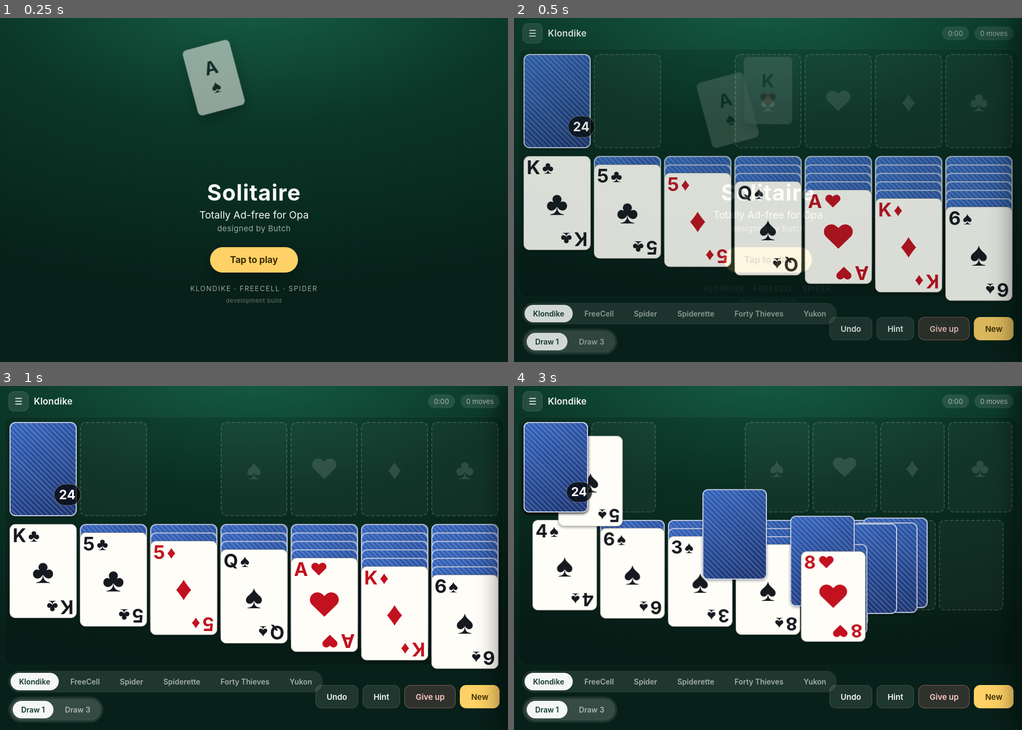
Above: before the commit, frames 1-4 (two rows, left to right).
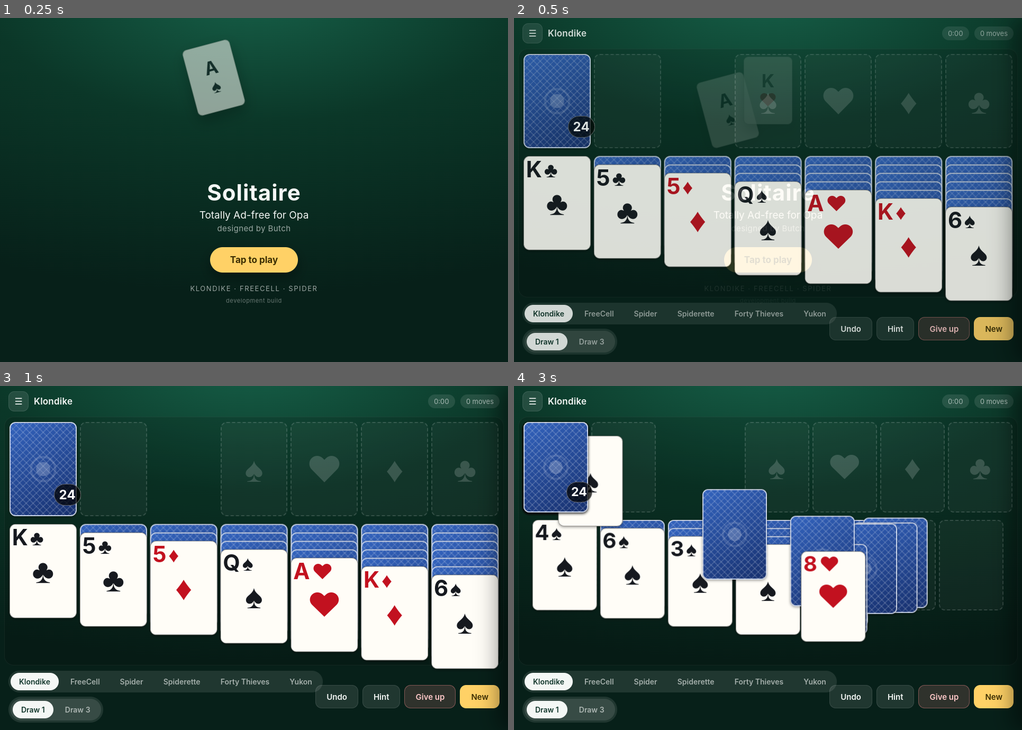
Above: after the commit, the same moments.

Repository: cvanaalst/solitaire
Game: browser game, page index.html
Two runs of this game, one before a commit and one after it. Both use one fixed random seed, a clock stepped at 60 frames per second and the inputs below.
Inputs (mouse positions are in pixels of both pictures, inside the frame that each line leads up to):
- Up to frame 1 (0.25 s): no input
- Up to frame 2 (0.5 s): click "Tap to play" at 0.27 s
- Up to frame 3 (1 s): no input
- Up to frame 4 (3 s): move the mouse to (768, 564) at 1.07 s; tap Ctrl every 0.5 s from 1.1 to 2.6 s; click (981, 468) at 1.27 s; move the mouse to (666, 516) at 1.67 s; click (778, 468) at 1.87 s; press the mouse at (869, 502) at 2.27 s; release the mouse at (768, 492) at 2.4 s; click "New" at 2.47 s; tap N at 2.52 s; move the mouse to (844, 592) at 2.87 s

Frame 1 is identical in both runs. In frame 2, 4.5% of the frame differs, in the area x 1-99%, y 10-83%; in frame 3, 5.0%; in frame 4, 6.3%, in the area x 2-94%, y 10-75%.

Commit message:
Make the cards easier to read
The index in the corner of a card is now always visible, a little
larger, and coloured to match the suit, so hearts and diamonds read as
red rather than black. The card back is a woven lattice instead of
diagonal stripes, and the empty foundations carry a larger suit mark.

A card that is mostly covered in a column shows only what is left of
it, so the index is scaled to the strip that is still visible. The waste
fan is wider for the same reason: the cards in it overlap sideways, and
the index used to be clipped by the card in front.

The hint now says to turn the stock when that is the only move left,
rather than claiming there are no legal moves.

Everything is still drawn with CSS, so there are no card images and the
build stays at 120KB.

Diff:
--- a/src/engine.js
+++ b/src/engine.js
@@ -612,6 +612,13 @@
 
   const tableau = moves.find((m) => m.to.pile === PILE.TABLEAU);
   if (tableau) return { ...tableau, reason: 'Build down on this pile' };
+
+  if (canDealRow(state)) {
+    return { from: { pile: PILE.STOCK, index: 0, cardIndex: null }, reason: 'Turn over a card from the stock' };
+  }
+
+  const stock = moves.find((m) => m.from.pile === PILE.STOCK);
+  if (stock) return { ...stock, reason: 'Turn over a card from the stock' };
 
   return null;
 }
--- a/src/layout.js
+++ b/src/layout.js
@@ -48,7 +48,7 @@
   }
 
   const wasteRoom = foundationsLeft - (waste.x + cardW) - gap;
-  const wasteFan = wasteRoom > 12 ? Math.min(cardW * 0.22, wasteRoom / 2) : 0;
+  const wasteFan = wasteRoom > 12 ? Math.min(cardW * 0.34, wasteRoom / 2) : 0;
 
   const tableau = [];
   for (let i = 0; i < columns; i++) {
@@ -141,7 +141,16 @@
   for (let i = 0; i < wasteVisible; i++) {
     const index = wasteCount - wasteVisible + i;
     const card = piles.waste[index];
-    place(card, PILE.WASTE, index, layout.waste.x + i * layout.wasteFan, layout.waste.y, null, layout.cardH);
+    const isTop = index === wasteCount - 1;
+    place(
+      card,
+      PILE.WASTE,
+      index,
+      layout.waste.x + i * layout.wasteFan,
+      layout.waste.y,
+      null,
+      isTop ? layout.cardH : Math.max(12, layout.wasteFan)
+    );
   }
 
   piles.foundations.forEach((col, index) => {
--- a/src/render.js
+++ b/src/render.js
@@ -24,17 +24,7 @@
   pip.className = 'pip';
   pip.textContent = SUIT_SYMBOL[card.suit];
 
-  const bottomRight = document.createElement('div');
-  bottomRight.className = 'corner corner-br';
-  const rank2 = document.createElement('span');
-  rank2.className = 'rank';
-  rank2.textContent = RANK_LABEL[card.rank];
-  const suit2 = document.createElement('span');
-  suit2.className = 'suit';
-  suit2.textContent = SUIT_SYMBOL[card.suit];
-  bottomRight.append(rank2, suit2);
-
-  front.append(topLeft, pip, bottomRight);
+  front.append(topLeft, pip);
 
   const back = document.createElement('div');
   back.className = 'card-face card-back';
@@ -171,6 +161,8 @@
       element.classList.toggle('is-up', info.card.faceUp);
       element.classList.toggle('is-selected', selectedIds.has(id));
       element.classList.toggle('is-hint', hintIds.has(id));
+      const strip = info.strip || layout.cardH;
+      element.classList.toggle('is-fanned', strip < layout.cardH * 0.62);
       element.dataset.pile = info.pile;
       element.dataset.index = String(info.index);
       element.dataset.column = info.pile === PILE.TABLEAU ? String(info.column) : '';
--- a/styles.css
+++ b/styles.css
@@ -262,8 +262,8 @@
   display: flex;
   align-items: center;
   justify-content: center;
-  font-size: calc(var(--cw) * 0.42);
-  color: rgba(255, 255, 255, 0.12);
+  font-size: calc(var(--cw) * 0.52);
+  color: rgba(255, 255, 255, 0.17);
   pointer-events: none;
 }
 
@@ -348,7 +348,7 @@
   align-items: center;
   justify-content: center;
   background: #fffdf7;
-  border: 1px solid rgba(0, 0, 0, 0.28);
+  border: 1px solid rgba(0, 0, 0, 0.45);
   box-shadow: 0 2px 5px rgba(0, 0, 0, 0.35);
   color: #16191f;
 }
@@ -359,10 +359,14 @@
 
 .card-back {
   display: block;
-  background:
-    repeating-linear-gradient(45deg, rgba(255, 255, 255, 0.16) 0 3px, transparent 3px 7px),
+  background-color: #17306e;
+  background-image:
+    repeating-linear-gradient(45deg, rgba(255, 255, 255, 0.14) 0 2px, transparent 2px 9px),
+    repeating-linear-gradient(-45deg, rgba(255, 255, 255, 0.14) 0 2px, transparent 2px 9px),
+    radial-gradient(circle at 50% 50%, rgba(255, 255, 255, 0.22) 0 12%, transparent 13%),
+    radial-gradient(circle at 50% 50%, transparent 0 19%, rgba(255, 255, 255, 0.12) 20% 23%, transparent 24%),
     linear-gradient(150deg, #3363bd 0%, #17306e 100%);
-  border: 2px solid rgba(255, 255, 255, 0.7);
+  border: 2px solid rgba(255, 255, 255, 0.72);
   box-shadow: 0 2px 5px rgba(0, 0, 0, 0.35);
 }
 
@@ -392,7 +396,7 @@
   position: absolute;
   display: flex;
   flex-direction: row;
-  align-items: center;
+  align-items: baseline;
   gap: calc(var(--cw) * 0.03);
   line-height: 1;
   font-weight: 700;
@@ -400,26 +404,24 @@
 
 .corner-tl {
   top: 1.5%;
-  left: 4%;
+  left: 3%;
 }
 
 .corner-br {
-  bottom: 1.5%;
-  right: 4%;
-  transform: rotate(180deg);
-}
-
-.rank {
-  font-size: min(calc(var(--cw) * 0.28), calc(var(--strip, 999px) * 0.7));
-}
-
-.suit {
-  font-size: min(calc(var(--cw) * 0.26), calc(var(--strip, 999px) * 0.64));
+  display: none;
 }
 
 .pip {
   font-size: calc(var(--cw) * 0.5);
   line-height: 1;
+}
+
+.rank {
+  font-size: min(calc(var(--cw) * 0.33), calc(var(--strip, 999px) * 0.7));
+}
+
+.suit {
+  font-size: min(calc(var(--cw) * 0.31), calc(var(--strip, 999px) * 0.64));
 }
 
 .badge {
--- a/tests/games.test.js
+++ b/tests/games.test.js
@@ -1,11 +1,34 @@
 import test from 'node:test';
 import assert from 'node:assert/strict';
 
-import { PILE, analyzePosition, applyMove, canMove, createGame, undo } from '../src/engine.js';
+import { PILE, analyzePosition, applyMove, canMove, createGame, findHint, undo } from '../src/engine.js';
 import { dailySeed, decodeDeal, dealCode, decodeOptions, encodeOptions } from '../src/deals.js';
+import { getSpec } from '../src/variants.js';
 
 function card(suit, rank, faceUp = true) {
   return { id: suit + rank, suit, rank, faceUp };
+}
+
+function makeState(variantId, options = {}) {
+  const spec = getSpec(variantId, options);
+  return {
+    variantId,
+    options: options.options || {},
+    seed: 1,
+    piles: {
+      stock: [],
+      waste: [],
+      freeCells: Array.from({ length: spec.freeCells }, () => []),
+      foundations: Array.from({ length: spec.foundations }, () => []),
+      tableau: spec.tableauRows.map(() => []),
+    },
+    history: [],
+    moves: 0,
+    redeals: 0,
+    startedAt: 0,
+    elapsedMs: 0,
+    won: false,
+  };
 }
 
 test('a seeded game always deals the same cards', () => {
@@ -193,29 +216,9 @@
   });
 });
 
-function emptyState(variantId, options = {}) {
-  return {
-    variantId,
-    options: options.options || {},
-    seed: 1,
-    piles: {
-      stock: [],
-      waste: [],
-      freeCells: [],
-      foundations: [[], [], [], []],
-      tableau: [[], [], [], [], [], [], []],
-    },
-    history: [],
-    moves: 0,
-    redeals: 0,
-    startedAt: 0,
-    elapsedMs: 0,
-    won: false,
-  };
-}
 
 test('a position with no moves at all is certainly dead', () => {
-  const state = emptyState('klondike');
+  const state = makeState('klondike');
   state.piles.tableau[0].push(card('H', 7), card('S', 8));
   state.piles.tableau[1].push(card('H', 3), card('D', 4));
   state.piles.tableau[2].push(card('C', 9));
@@ -227,7 +230,7 @@
 });
 
 test('a position that can still be dealt from is not dead', () => {
-  const spider = emptyState('spider');
+  const spider = makeState('spider');
   spider.piles.tableau = [[], [], [], [], [], [], [], [], [], []];
   spider.piles.stock.push(card('S', 5));
   spider.piles.foundations = [[], [], [], [], [], [], [], []];
@@ -237,7 +240,7 @@
 });
 
 test('a klondike that can still be recycled is not dead', () => {
-  const state = emptyState('klondike');
+  const state = makeState('klondike');
   state.piles.tableau[0].push(card('H', 7), card('S', 8));
   state.piles.waste.push(card('H', 3));
 
@@ -246,7 +249,7 @@
 });
 
 test('klondike with no empty column, no king and no foundation move looks lost', () => {
-  const state = emptyState('klondike');
+  const state = makeState('klondike');
   state.piles.stock = [];
   state.piles.tableau[0].push(card('H', 7), card('S', 8));
   state.piles.tableau[1].push(card('H', 3), card('D', 4));
@@ -271,7 +274,7 @@
 });
 
 test('the history keeps the elapsed time so an undo can restore it', () => {
-  const state = emptyState('klondike');
+  const state = makeState('klondike');
   state.piles.tableau[0].push(card('H', 8));
   state.piles.tableau[1].push(card('S', 7));
   state.elapsedMs = 42000;
@@ -284,3 +287,21 @@
   assert.equal(reverted.elapsedMs, 42000);
   assert.equal(reverted.moves, 0);
 });
+
+test('the hint falls back to the stock when nothing else can be done', () => {
+  const state = makeState('klondike');
+  state.piles.stock.push(card('S', 5));
+
+  const hint = findHint(state);
+  assert.ok(hint);
+  assert.equal(hint.from.pile, PILE.STOCK);
+  assert.match(hint.reason, /stock/);
+});
+
+test('a card drawn from the stock lands face up', () => {
+  const state = makeState('klondike');
+  state.piles.stock.push(card('S', 5), card('H', 2));
+  const drawn = applyMove(state, { pile: PILE.STOCK, index: 0 }, { pile: PILE.WASTE, index: 0 });
+  assert.equal(drawn.piles.waste.length, 1);
+  assert.equal(drawn.piles.waste[0].faceUp, true);
+});
